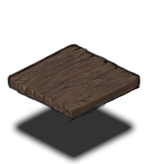
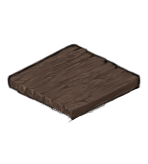
Layered file, before and after one edit (148x164). Changes by layer:
hid "Shadow" over [18, 104, 131, 157]
